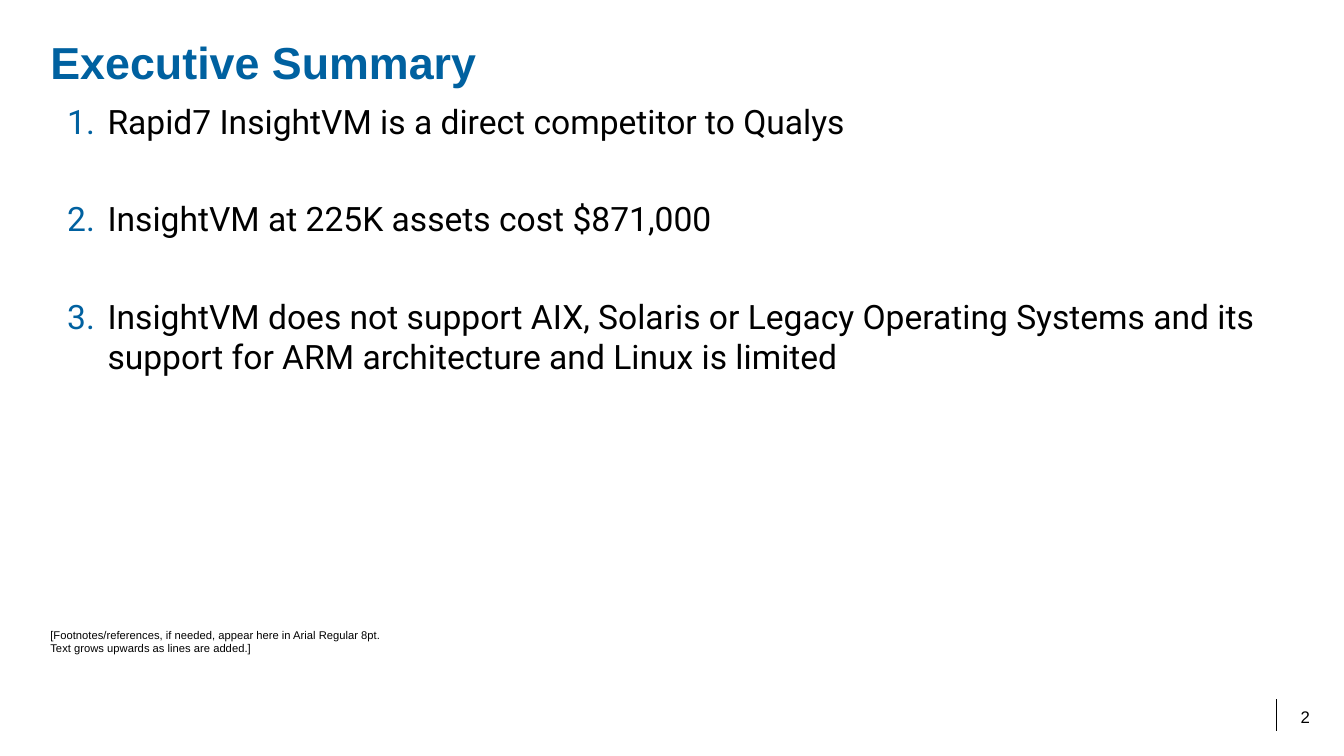
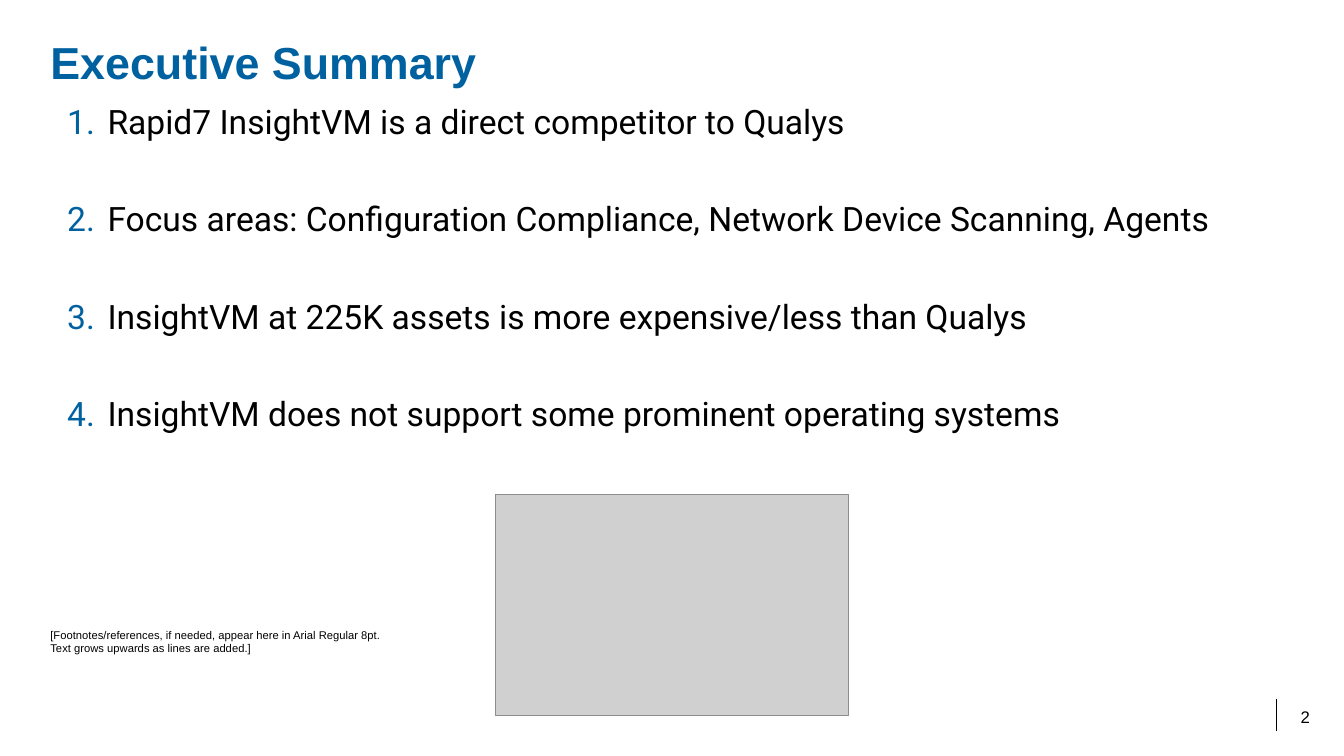
Before and after one commit to AidanMetLife25/Presentation, a slide deck: slide 2 of Rapid7ExecutivePresentation.pptx. Drawn at 1344x756 pixels with LibreOffice and Linux fonts; fonts in the diff are those of the drawing; grey boxes stand for pictures; background and template pictures are left out. Boxes give left, top, right and bottom in pixels: in the first picture for what was removed or moved away, otherwise in the second. Text is boxed around its words. In the diff, an @@ line names an element or a change of style, - is before the commit and + after.

```diff
--- a/Rapid7ExecutivePresentation.pptx
+++ b/Rapid7ExecutivePresentation.pptx
@@ text at (108, 205, 1208, 433): text changed @@
-2. InsightVM at 225K assets cost $871,000
-3. InsightVM does not support AIX, Solaris or Legacy Operating Systems and its support for ARM architecture and Linux is limited
+2. Focus areas: Configuration Compliance, Network Device Scanning, Agents
+3. InsightVM at 225K assets is more expensive/less than Qualys
+4. InsightVM does not support some prominent operating systems
@@ picture added at (496, 495, 849, 716) @@
```
Also in this commit, not shown: 2 other slides changed, 3 slides added, 1 slide removed.
